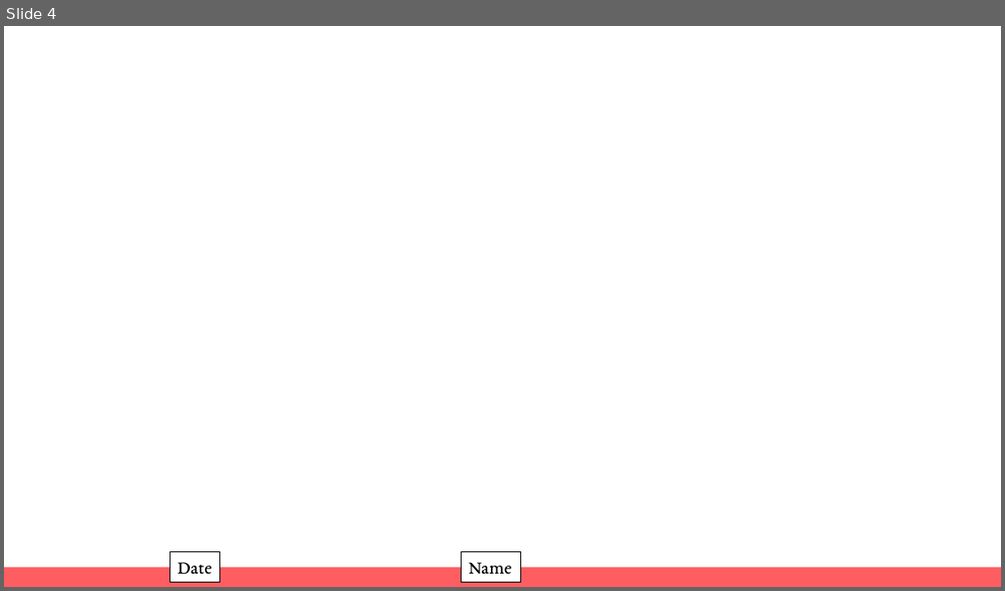
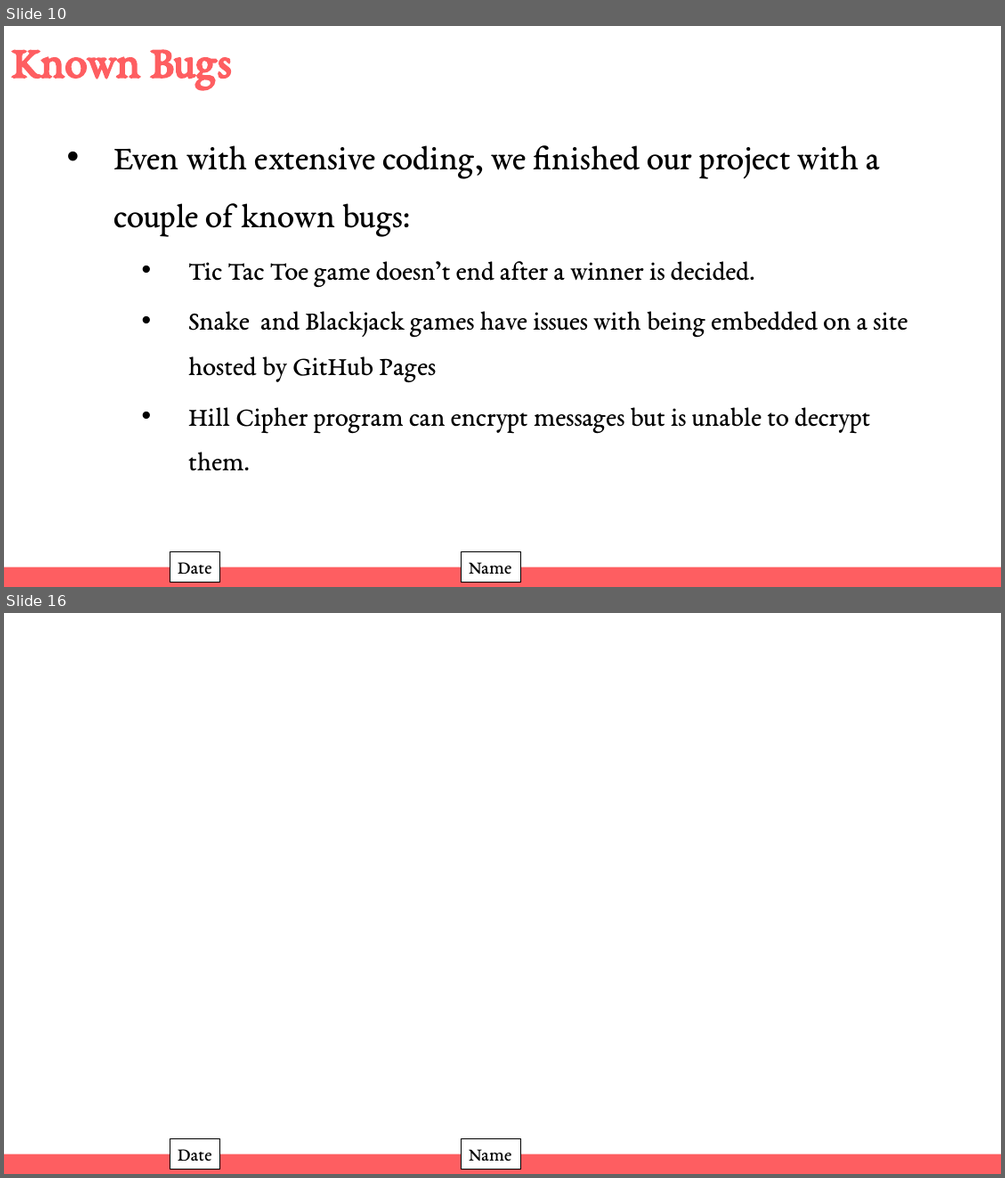
Before and after one commit to WManison/WManison.github.io, a slide deck: docs/CS3300 – Introduction to Software Engineering - Final.pptx. Shown one above the other, each under a label of ours: slide 4 before the commit, slides 10 and 16 after it; the slides between them are not shown. The pictures are 1005x591 and 1005x1178 pixels, drawn with LibreOffice and Linux fonts; fonts in the diff are those of the drawing. Boxes give left, top, right and bottom in pixels: in the first picture for what was removed or moved away, otherwise in the second. Text is boxed around its words. In the diff, an @@ line names an element or a change of style, - is before the commit and + after.

```diff
--- a/docs/CS3300 – Introduction to Software Engineering - Final.pptx
+++ b/docs/CS3300 – Introduction to Software Engineering - Final.pptx
@@ slide 10 added at (4, 26, 1001, 587), background #FFFFFF @@
@@ title added at (11, 49, 231, 88), 44 pt, text #FE5E61, bold @@
+Known Bugs
@@ text added at (113, 145, 907, 471), 25.9 pt, text #000000 @@
+• Even with extensive coding, we finished our project with a couple of known bugs:
+    • Tic Tac Toe game doesn’t end after a winner is decided.
+    • Snake and Blackjack games have issues with being embedded on a site hosted by GitHub Pages
+    • Hill Cipher program can encrypt messages but is unable to decrypt them.
@@ rectangle added at (170, 552, 220, 581), fill #FFFFFF, outline #000000 0.75 pt, 18 pt, text #000000 @@
+Date
@@ rectangle added at (461, 552, 521, 581), fill #FFFFFF, outline #000000 0.75 pt, 18 pt, text #000000 @@
+Name
@@ rectangle added at (4, 566, 1001, 587), fill #FE5E61 @@
@@ what was slide 4 is now slide 16 @@
```
Also in this commit, not shown: 13 other slides added, 1 slide removed.
